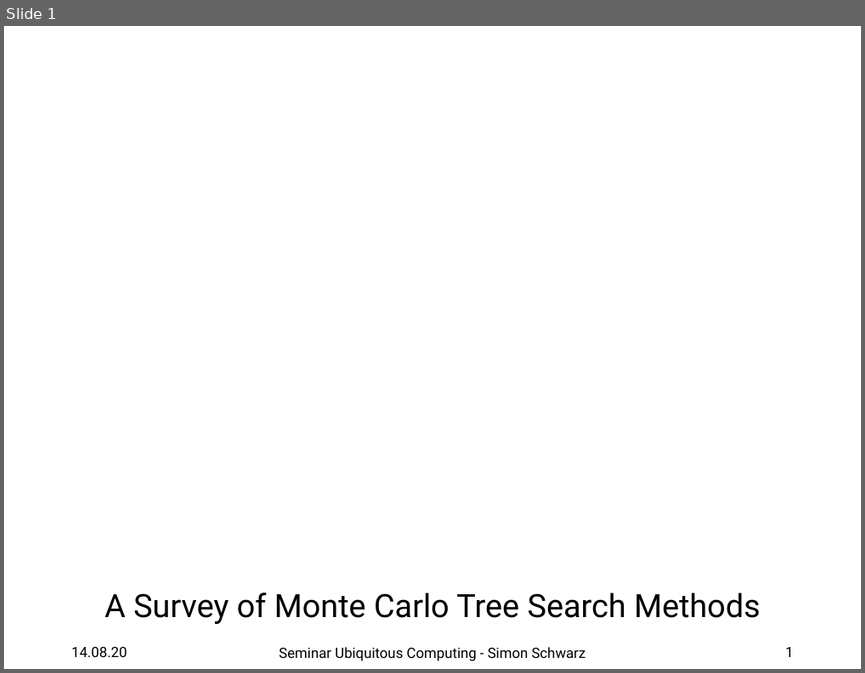
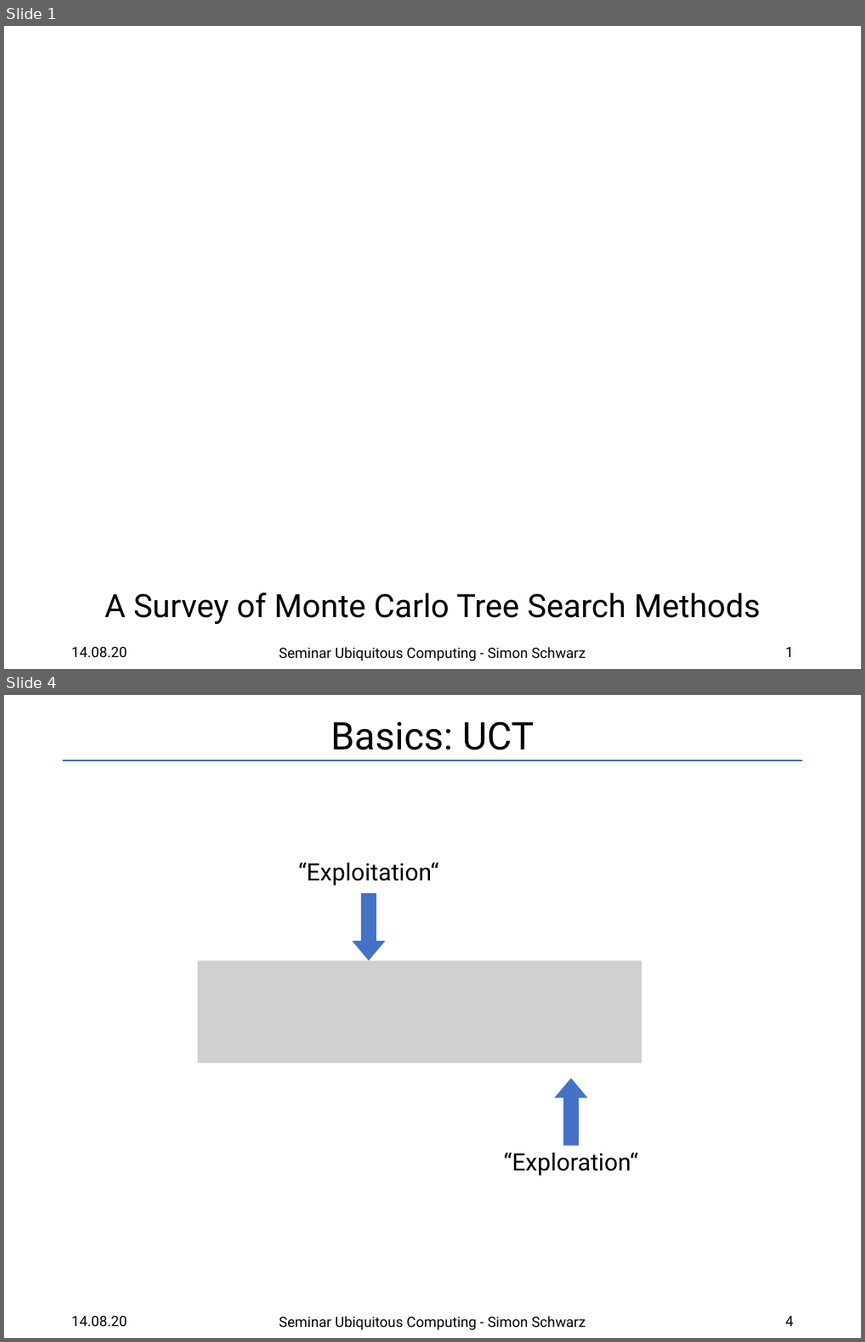
Before and after one commit to SRSchwarz/MCTS-Survey, a slide deck: slides/presentation.pptx. Shown one above the other, each under a label of ours: slide 1 before the commit, slides 1 and 4 after it; the slides between them are not shown. The pictures are 865x673 and 865x1342 pixels, drawn with LibreOffice and Linux fonts; fonts in the diff are those of the drawing; grey boxes stand for pictures; background and template pictures are left out. Boxes give left, top, right and bottom in pixels: in the first picture for what was removed or moved away, otherwise in the second. Text is boxed around its words. In the diff, an @@ line names an element or a change of style, - is before the commit and + after.

```diff
--- a/slides/presentation.pptx
+++ b/slides/presentation.pptx
@@ slide 4 added at <box>4,695,861,1338</box>, background #FFFFFF @@
@@ title added at <box>330,721,534,750</box>, 32 pt, text #000000 @@
+Basics: UCT
@@ line added from (64, 761) to (801, 761), #4472C4 1.5 pt @@
@@ group added at <box>198,862,642,1175</box>: 2 texts, 2 down arrows, 1 picture @@
+“Exploitation“
+“Exploration“
@@ text added at <box>71,1315,126,1326</box>, 12 pt, text #000000 @@
+14.08.20
@@ text added at <box>279,1315,586,1330</box>, 12 pt, text #000000 @@
+Seminar Ubiquitous Computing - Simon Schwarz
@@ page number added at <box>785,1315,793,1326</box>, 12 pt, text #000000 @@
+4
```
Also in this commit, not shown: 8 slides changed, 6 other slides added, 3 other files.
